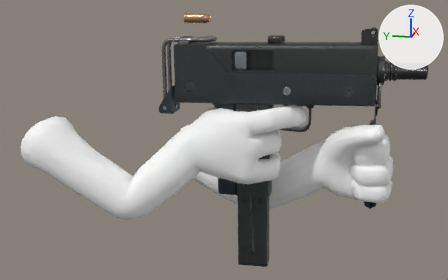
One commit to the FBX model View Models/vm_mac10.fbx: the scene before it, then after it.
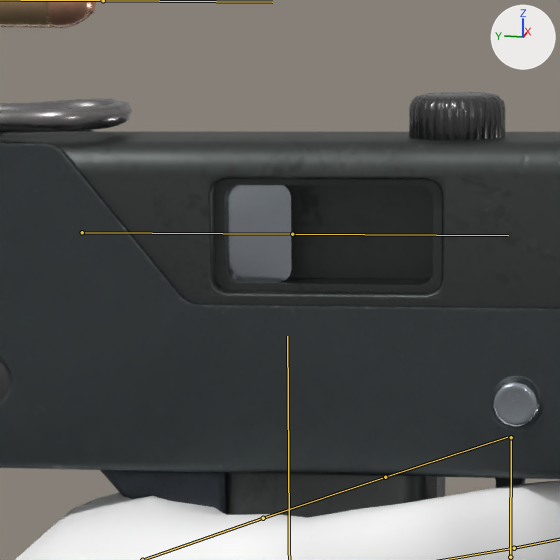
Old and new are each drawn whole from a 50 mm lens placed at (-1.733, -1.265, 0.05), pointed at (-0.478, -1.014, -0.264) and again close up on the part from 43% to 66% of the width and 7% to 43% of the height. The axes (+X, +Y, +Z) are drawn at upper right. The lights are the same throughout. Both versions are drawn at frame 6 of the action 'Rig|vm_m10_fire'; the numbers are the values there. The bones that bend it are drawn over the model as lines in the close-ups.

The first close-up shows 'Arms', 'MAC10_LOD0'.
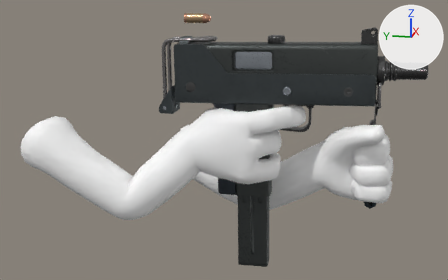
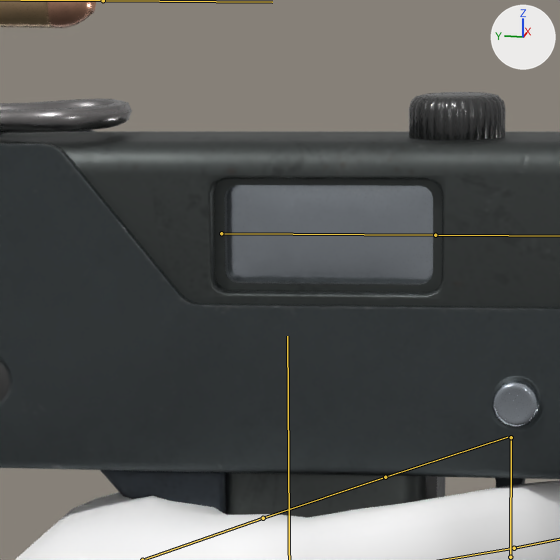
What differs and where, as boxes [x1, y1, x2, y2] in the close-ups (560 x 560 px):
'MAC10_LOD0', posed: [0, 0, 560, 518] in both
bone 'weapon_ejector', root to tip: before (82, 232) to (292, 234); after (221, 233) to (435, 235)

The change, as a diff of the scene's bpy script:
```diff
--- a/View Models/vm_mac10.fbx.py
+++ b/View Models/vm_mac10.fbx.py
@@ bone_weapon_ejector @@
 bone_weapon_ejector = bpy.data.objects['Rig'].pose.bones['weapon_ejector']  # child of 'weapon'
-bone_weapon_ejector.location = (0.0, -0.056, 0.0)
+bone_weapon_ejector.location = (0.0, 0.0, 0.0)
```
